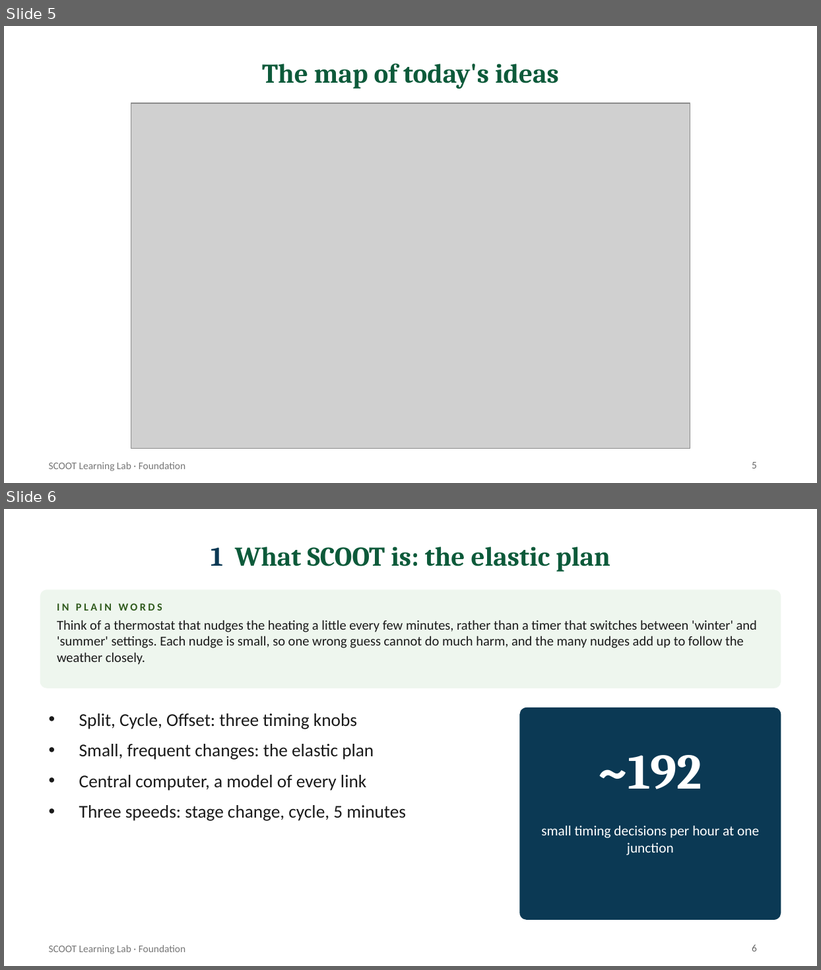
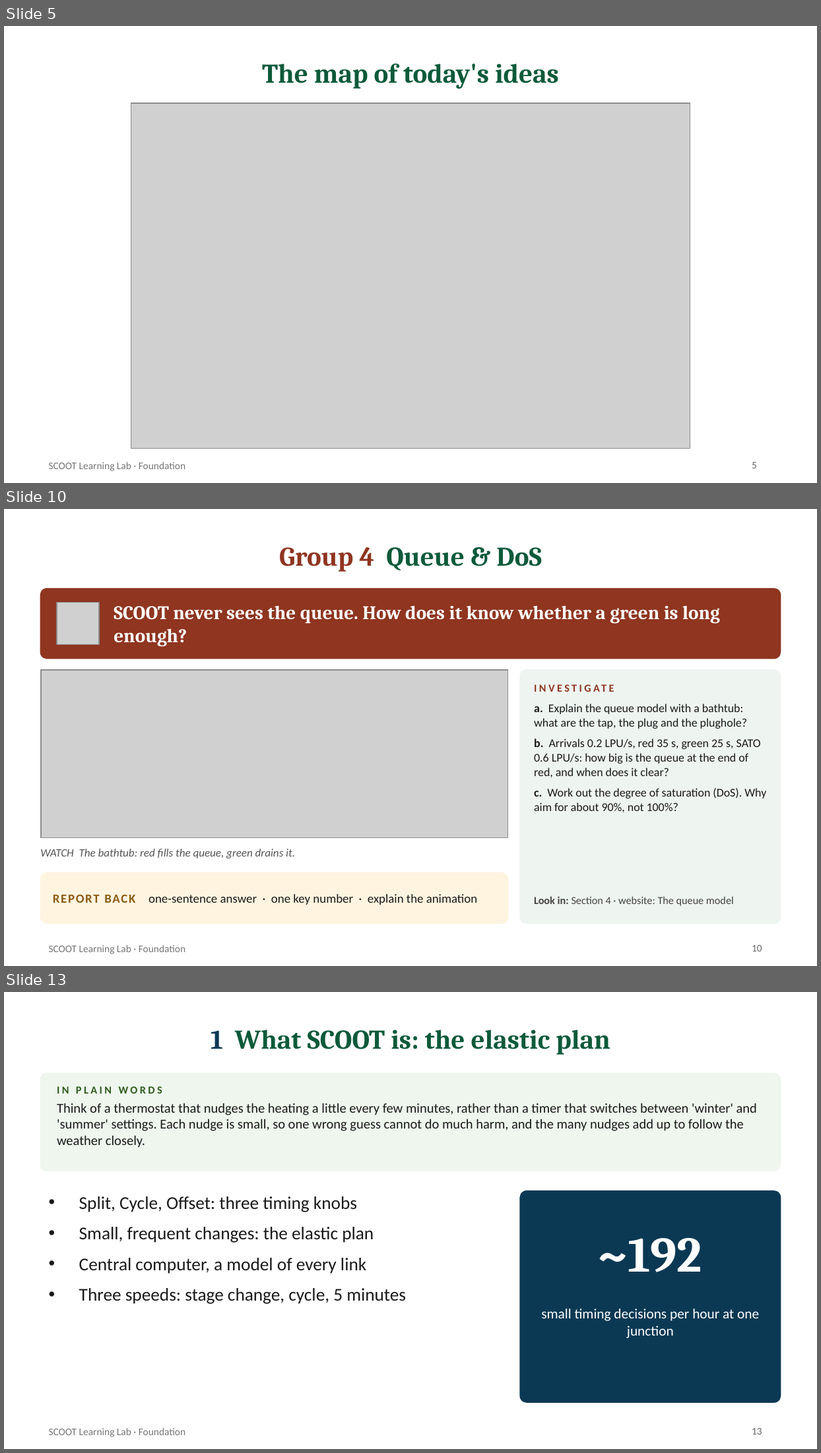
Before and after one commit to smrahmanbd/scoot-learning-lab, a slide deck: docs/materials/SCOOT_Foundation_Presentation.pptx. Shown one above the other, each under a label of ours: slides 5 and 6 before the commit, slides 5, 10 and 13 after it; the slides between them are not shown. The pictures are 821x970 and 821x1453 pixels, drawn with LibreOffice and Linux fonts; fonts in the diff are those of the drawing; grey boxes stand for pictures. Boxes give left, top, right and bottom in pixels: in the first picture for what was removed or moved away, otherwise in the second. Text is boxed around its words. In the diff, an @@ line names an element or a change of style, - is before the commit and + after.

```diff
--- a/docs/materials/SCOOT_Foundation_Presentation.pptx
+++ b/docs/materials/SCOOT_Foundation_Presentation.pptx
@@ slide 10 added at <box>4,509,817,966</box>, background #FFFFFF; not listed: 1 template element that a slide beside it also shows @@
@@ title added at <box>279,547,541,572</box>, 24 pt, text #0D5A3A, bold @@
+Group 4 Queue & DoS
@@ rounded rectangle added at <box>40,589,781,659</box>, fill #8F3520, outline #8F3520 1 pt @@
@@ picture added at <box>57,603,99,645</box> @@
@@ text added at <box>114,605,720,647</box>, 17 pt, text #FFFFFF, bold @@
+SCOOT never sees the queue. How does it know whether a green is long enough?
@@ picture added at <box>40,670,508,838</box> @@
@@ rounded rectangle added at <box>520,670,781,923</box>, fill #EEF4F0, outline #EEF4F0 1 pt @@
@@ text added at <box>534,677,770,699</box>, 9.5 pt, text #8F3520, bold @@
+INVESTIGATE
@@ text added at <box>534,704,766,813</box>, 10.5 pt, text #1A1A1A @@
+a. Explain the queue model with a bathtub: what are the tap, the plug and the plughole?
+b. Arrivals 0.2 LPU/s, red 35 s, green 25 s, SATO 0.6 LPU/s: how big is the queue at the end of red, and when does it clear?
+c. Work out the degree of saturation (DoS). Why aim for about 90%, not 100%?
@@ text added at <box>40,849,295,859</box>, 10 pt, text #555555, italic @@
+WATCH The bathtub: red fills the queue, green drains it.
@@ rounded rectangle added at <box>40,873,508,923</box>, fill #FFF4E0, outline #FFF4E0 1 pt @@
@@ text added at <box>53,894,478,905</box>, 11 pt, text #1A1A1A @@
+REPORT BACK one-sentence answer · one key number · explain the animation
@@ text added at <box>534,896,734,906</box>, 9.5 pt, text #444444 @@
+Look in: Section 4 · website: The queue model
@@ page number added at <box>752,945,762,952</box>, 9 pt, text #666666 @@
+10
@@ what was slide 6 is now slide 13 @@
@@ page number at <box>752,1428,762,1435</box>: text changed @@
-6
+13
```
Also in this commit, not shown: 4 slides changed, 13 other slides added, 1 other file.
